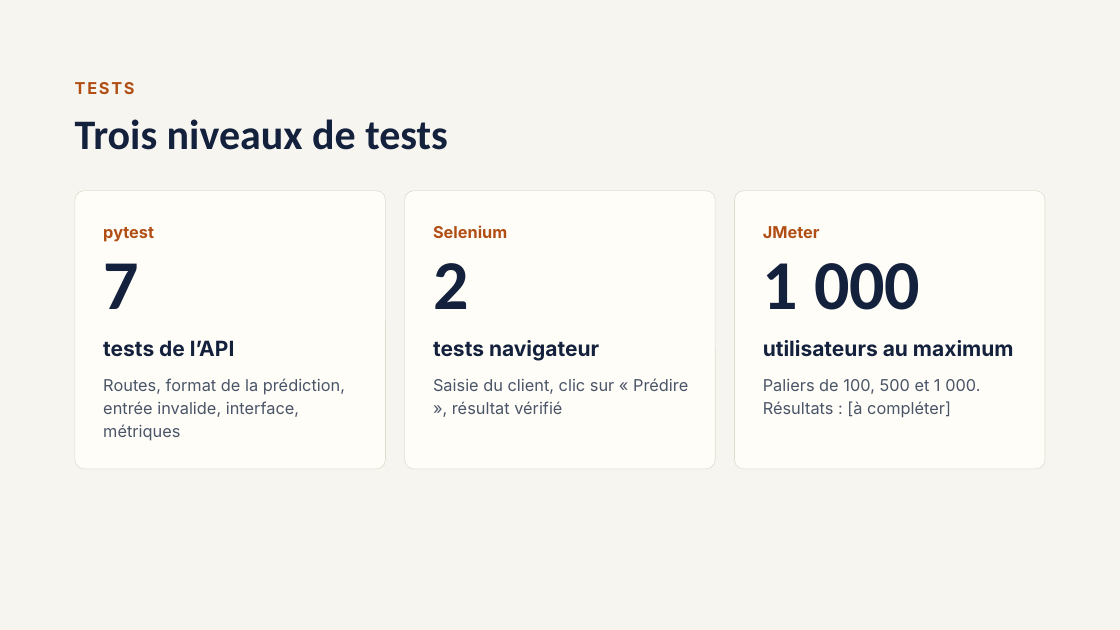
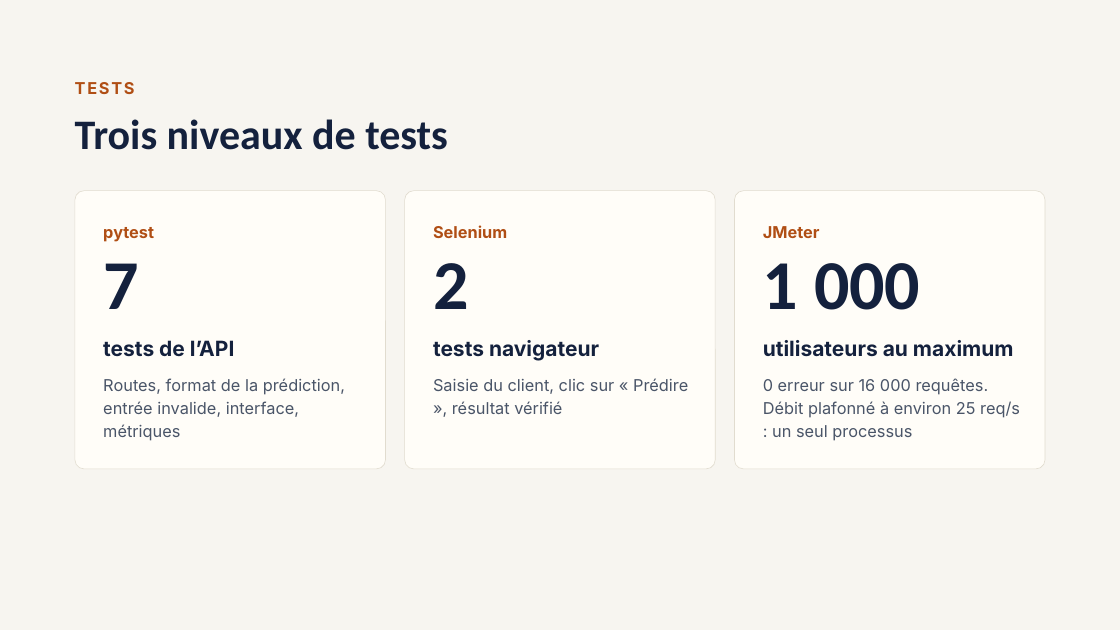
Before and after one commit to deschantkn/ml-churn-project, a slide deck: slide 6 of docs/presentation_finale.pptx. Drawn at 1120x630 pixels with LibreOffice and Linux fonts; fonts in the diff are those of the drawing. Boxes give left, top, right and bottom in pixels: in the first picture for what was removed or moved away, otherwise in the second. Text is boxed around its words. In the diff, an @@ line names an element or a change of style, - is before the commit and + after.

```diff
--- a/docs/presentation_finale.pptx
+++ b/docs/presentation_finale.pptx
@@ text at <box>763,378,1020,441</box>: text changed @@
-Paliers de 100, 500 et 1 000. Résultats : [à compléter]
+0 erreur sur 16 000 requêtes. Débit plafonné à environ 25 req/s : un seul processus
```
